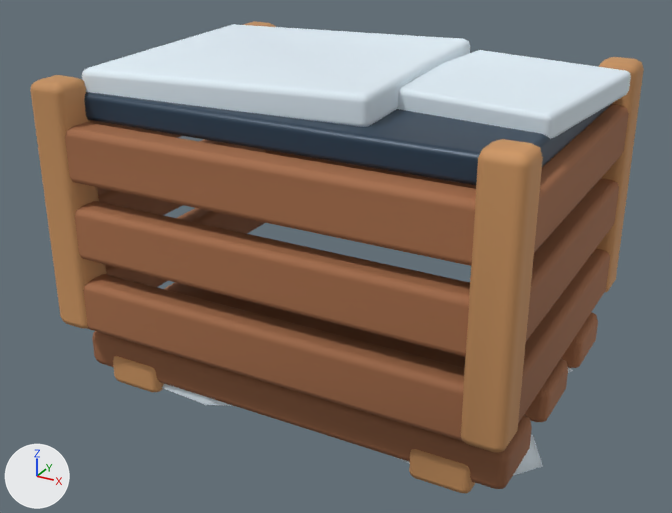
One commit to the glTF model HavenlineGodot/assets/stations_v2/cargo_crate.glb: the scene before it, then after it.
Both versions are drawn from a 50 mm camera at (1.227, -2.322, 1.552) aimed at (-0.028, -0.039, 0.41). Arrows for +X, +Y and +Z are at lower left; the lights stay in place. The older version comes first. Vertices at exactly the same position are counted once.

Before the edit, the objects in view are built like this:
```python
me_cargo_crate = bpy.data.meshes.new('cargo_crate')
me_cargo_crate.from_pydata(...)  # 1757 vertices, 3367 faces; spans x -0.725..0.722, y -0.55..0.618, z -0.01..1.019
# faces by material slot: [495, 1620, 864, 108, 108, 108, 64]
me_cargo_crate.materials.append(mat_hl_snow)
me_cargo_crate.materials.append(mat_hl_wood)
me_cargo_crate.materials.append(mat_hl_wood_light)
me_cargo_crate.materials.append(mat_hl_dark)
me_cargo_crate.materials.append(mat_hl_blue)
me_cargo_crate.materials.append(mat_hl_yellow)
me_cargo_crate.materials.append(mat_hl_metal)
ob_cargo_crate = bpy.data.objects.new('cargo_crate', me_cargo_crate)
ob_cargo_crate.location = (0.0, 0.0, 0.0)
```
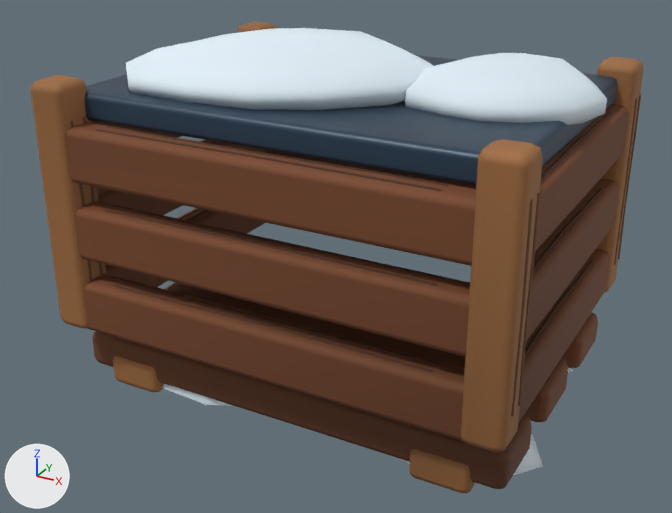
Boxes [x1, y1, x2, y2] around the edits, measured in the pictures (672 x 513 px):
part 1 of me_cargo_crate, rebuilt (21% narrower, 20% shorter)
    before: [82, 24, 470, 127]
    after: [126, 28, 433, 110]
part 2 of me_cargo_crate, rebuilt
    before: [397, 50, 631, 139]
    after: [405, 53, 607, 125]
part 3 of me_cargo_crate, added
    after: [70, 95, 641, 417]
part 4 of me_cargo_crate, recoloured (darker)
    both: [30, 22, 644, 493]

The change, as a diff of the scene's bpy script:
```diff
--- a/HavenlineGodot/assets/stations_v2/cargo_crate.glb.py
+++ b/HavenlineGodot/assets/stations_v2/cargo_crate.glb.py
@@ me_cargo_crate @@
 # used by ob_cargo_crate; location = (0.0, 0.0, 0.0)
-me_cargo_crate.from_pydata(...)  # 1757 vertices, 3367 faces; spans x -0.725..0.722, y -0.55..0.618, z -0.01..1.019
+me_cargo_crate.from_pydata(...)  # 3894 vertices, 7167 faces; spans x -0.725..0.722, y -0.55..0.618, z -0.01..1.06
+# me_cargo_crate part 1: the loose piece of 56 vertices spanning x -0.652..0.252, y -0.444..0.404, z 0.911..1.019 is rebuilt with 86 vertices and now spans x -0.615..0.283, y -0.404..0.413, z 0.87..1.06
+# me_cargo_crate part 2: the loose piece of 56 vertices spanning x 0.174..0.706, y -0.241..0.381, z 0.916..0.994 is rebuilt with 86 vertices and now spans x 0.188..0.709, y -0.209..0.384, z 0.87..1.04
+# me_cargo_crate part 3: 2077 vertices added at x -0.665..0.705, y -0.521..0.573, z 0.119..0.877
+# me_cargo_crate part 4: 2592 kept faces spanning x -0.7..0.7, y -0.55..0.592, z 0.025..0.98 get new vertex colours; the middle colour goes from pale yellow #ebe0ce to beige #ac967c
 me_cargo_crate.materials.append(mat_hl_snow)
```
